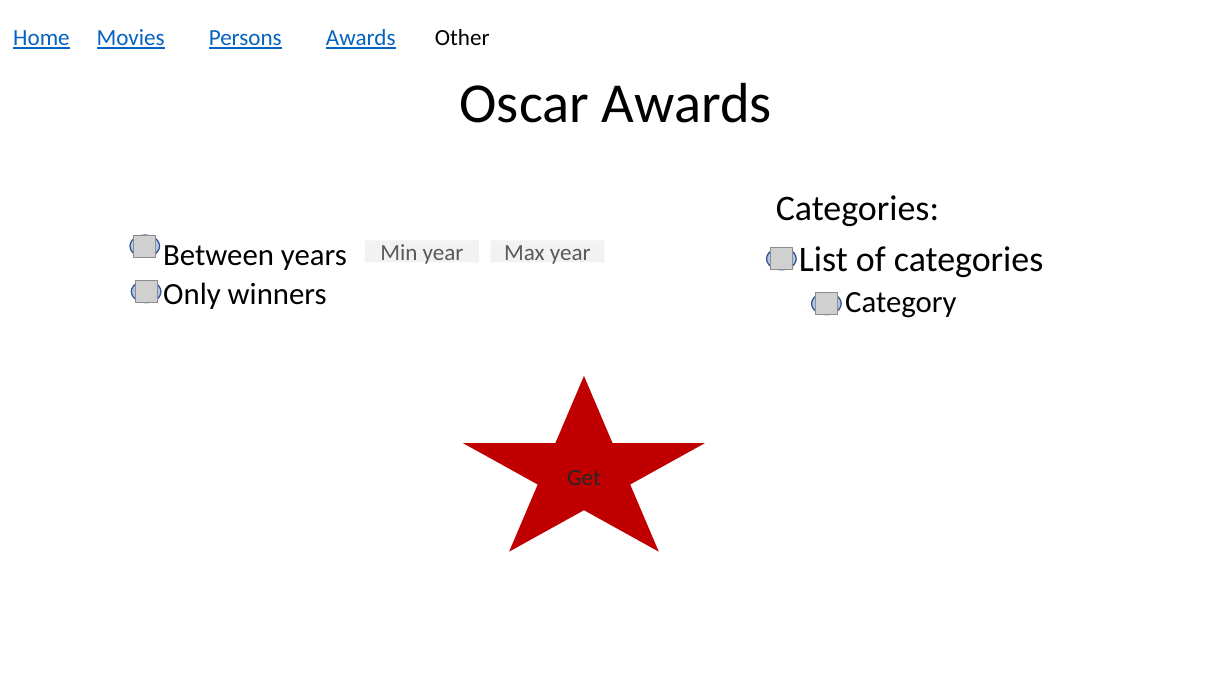
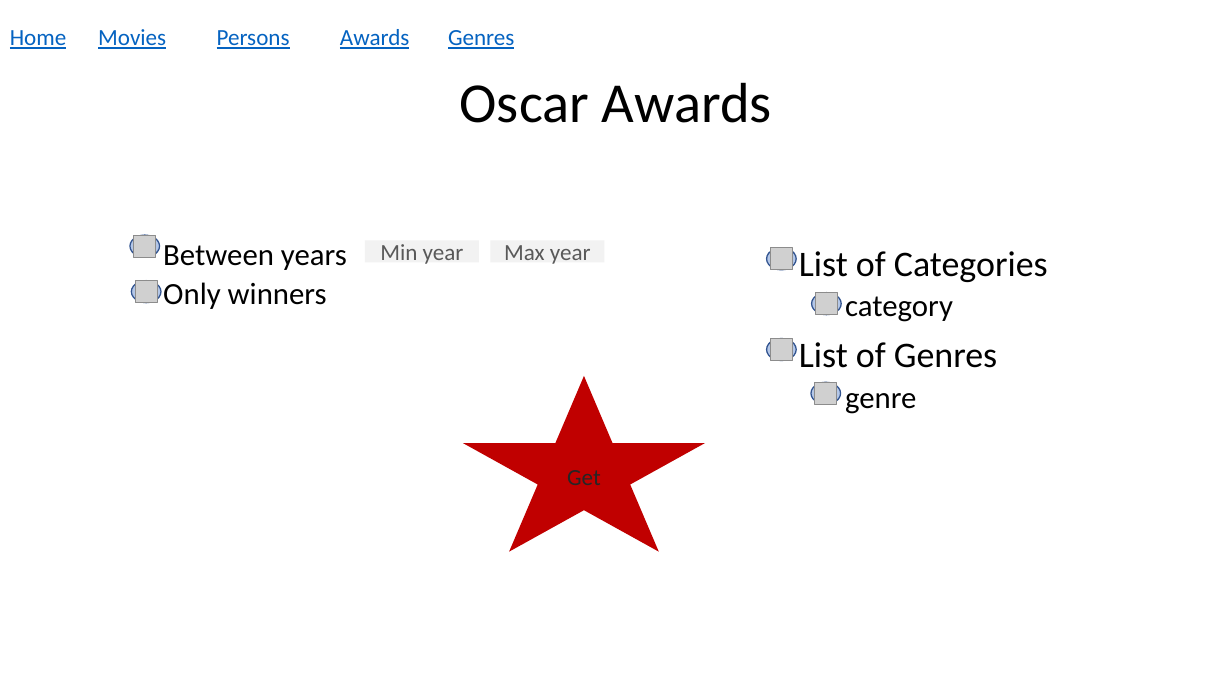
Before and after one commit to Joebahou/AcademyAwardsDB, a slide deck: slide 7 of Academy Award DB web skach.pptx (slide 10 before the commit). Drawn at 1232x693 pixels with LibreOffice and Linux fonts; fonts in the diff are those of the drawing; grey boxes stand for pictures. Boxes give left, top, right and bottom in pixels: in the first picture for what was removed or moved away, otherwise in the second. Text is boxed around its words. In the diff, an @@ line names an element or a change of style, - is before the commit and + after.

```diff
--- a/Academy Award DB web skach.pptx
+++ b/Academy Award DB web skach.pptx
@@ text "Persons": place and size @@
-text "Persons" at bbox=[209, 30, 282, 49]
+text "Persons" at bbox=[217, 30, 290, 49]
@@ text "Awards": place and size @@
-text "Awards" at bbox=[326, 29, 396, 49]
+text "Awards" at bbox=[340, 29, 410, 49]
@@ text removed at bbox=[435, 29, 490, 45] @@
-Other
@@ text added at bbox=[448, 30, 514, 49], 18 pt, text #0563C1, underline @@
+Genres
@@ text at bbox=[799, 251, 1048, 414]: text changed @@
-Categories:
-• List of categories
-  • Category
+• List of Categories
+  • category
+• List of Genres
+  • genre
@@ ellipse added at bbox=[767, 338, 797, 360], fill #B4C7E7, outline #325491 1 pt @@
@@ picture added at bbox=[771, 338, 793, 360] @@
@@ ellipse added at bbox=[811, 383, 841, 405], fill #B4C7E7, outline #325491 1 pt @@
@@ picture added at bbox=[815, 383, 837, 405] @@
```
Also in this commit, not shown: 7 other slides changed, 1 slide added, 3 slides removed, 2 other files.
